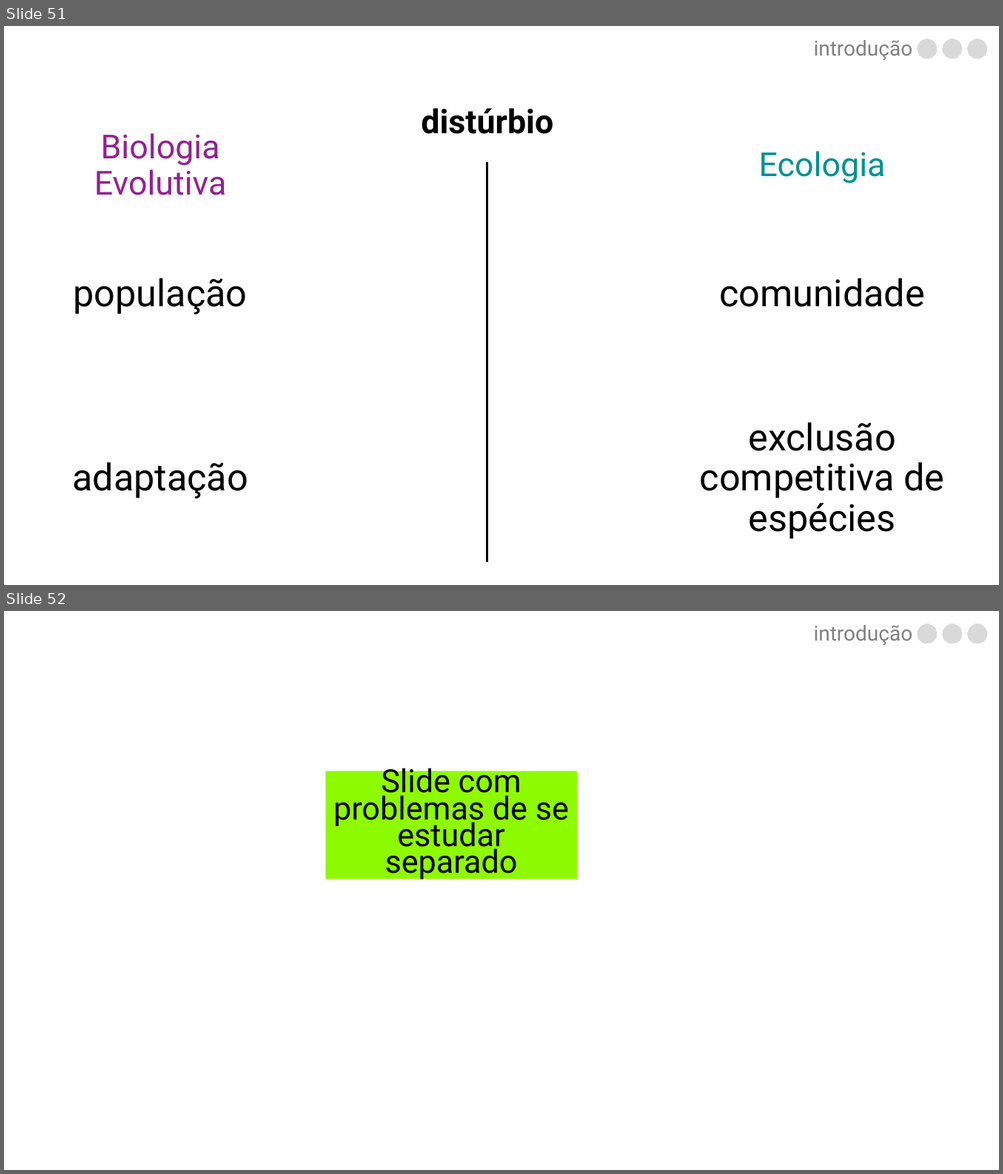
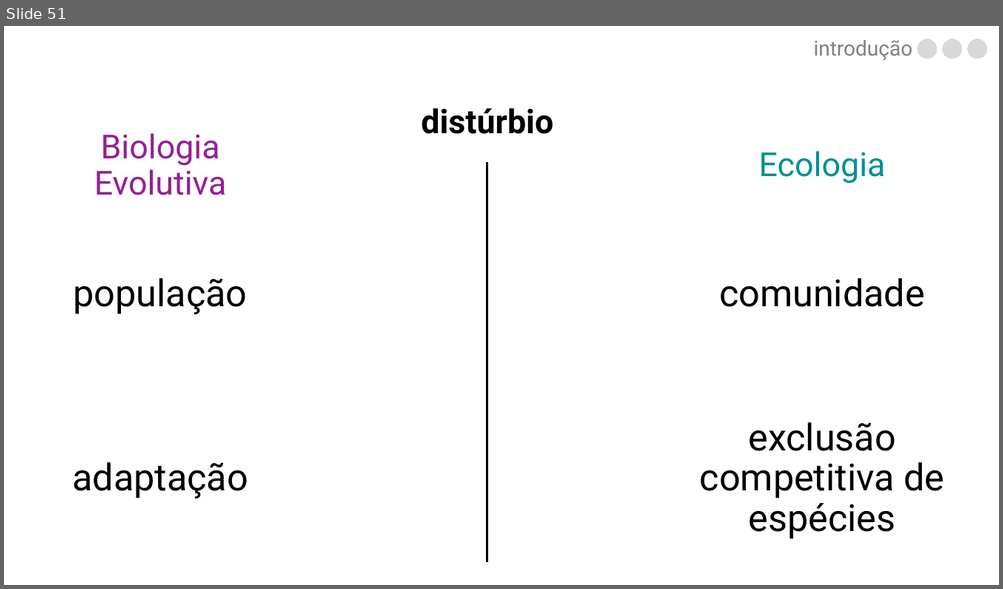
Before and after one commit to luisanovara/dissertacao, a slide deck: DEFESA.pptx. Shown one above the other, each under a label of ours: slides 51 and 52 before the commit, slide 51 after it. The pictures are 1003x1174 and 1003x589 pixels, drawn with LibreOffice and Linux fonts; fonts in the diff are those of the drawing. Boxes give left, top, right and bottom in pixels: in the first picture for what was removed or moved away, otherwise in the second. Text is boxed around its words. In the diff, an @@ line names an element or a change of style, - is before the commit and + after.

```diff
--- a/DEFESA.pptx
+++ b/DEFESA.pptx
@@ slide 52 removed at [4, 611, 999, 1170], background #FFFFFF @@
@@ text removed at [814, 625, 913, 645] @@
-introdução
@@ freeform shape removed at [917, 624, 936, 644] @@
@@ freeform shape removed at [942, 624, 962, 644] @@
@@ freeform shape removed at [967, 624, 987, 644] @@
@@ rectangle removed at [326, 772, 577, 880] @@
-Slide com problemas de se estudar separado
```
Also in this commit, not shown: 9 slides added, 1 other slide removed.
